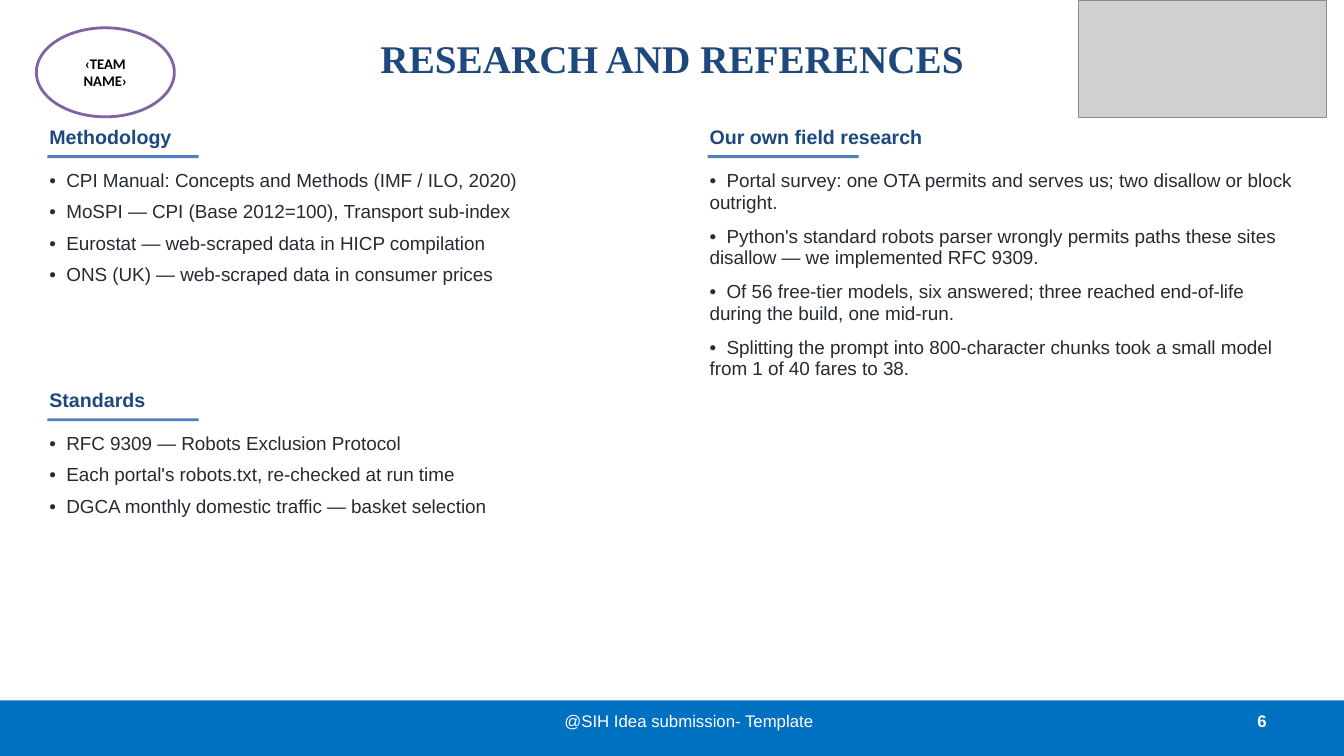
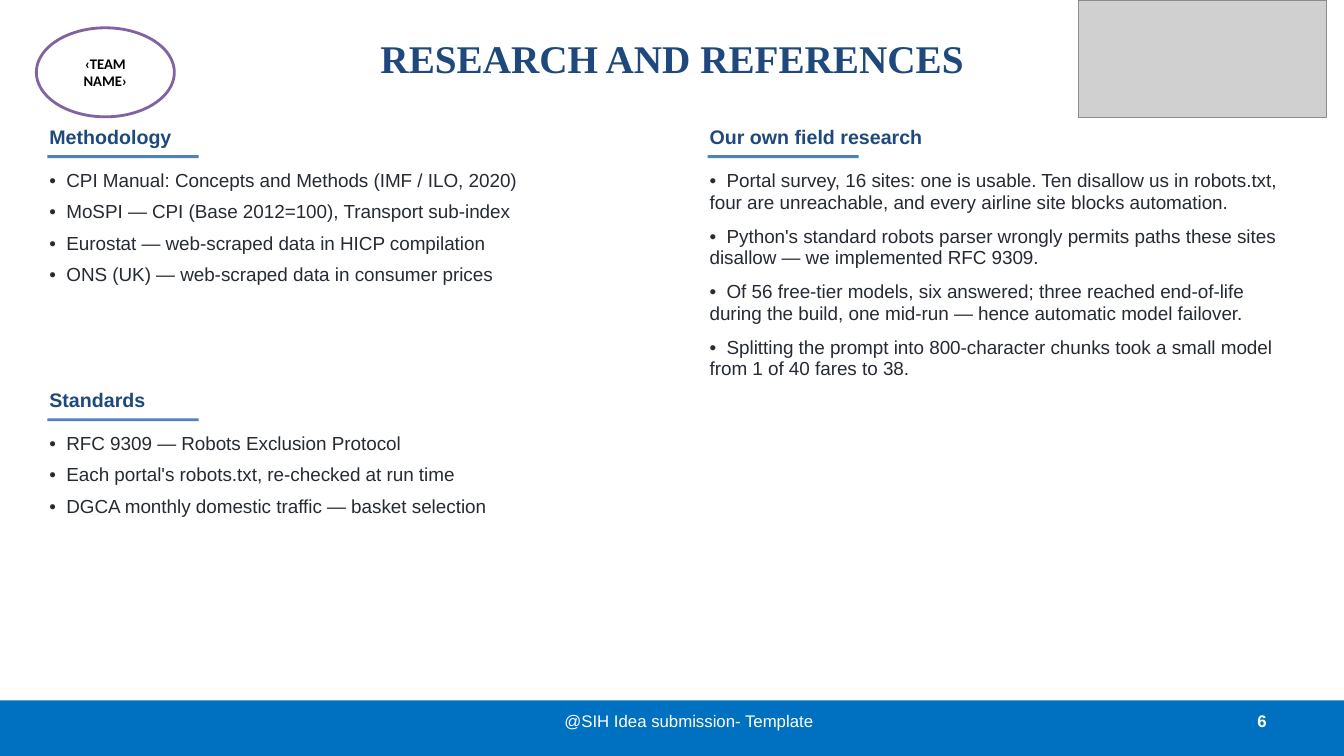
Before and after one commit to BradCage-afk/sih-2026-airfare-index, a slide deck: slide 6 of SIH26056-Idea-Presentation.pptx. Drawn at 1344x756 pixels with LibreOffice and Linux fonts; fonts in the diff are those of the drawing; grey boxes stand for pictures. Boxes give left, top, right and bottom in pixels: in the first picture for what was removed or moved away, otherwise in the second. Text is boxed around its words. In the diff, an @@ line names an element or a change of style, - is before the commit and + after.

```diff
--- a/SIH26056-Idea-Presentation.pptx
+++ b/SIH26056-Idea-Presentation.pptx
@@ text at [710,173,1277,213]: text changed @@
-• Portal survey: one OTA permits and serves us; two disallow or block outright.
+• Portal survey, 16 sites: one is usable. Ten disallow us in robots.txt, four are unreachable, and every airline site blocks automation.
@@ text at [710,284,1244,324]: text changed @@
-• Of 56 free-tier models, six answered; three reached end-of-life during the build, one mid-run.
+• Of 56 free-tier models, six answered; three reached end-of-life during the build, one mid-run — hence automatic model failover.
```
Also in this commit, not shown: 4 other slides changed, 6 other files.
